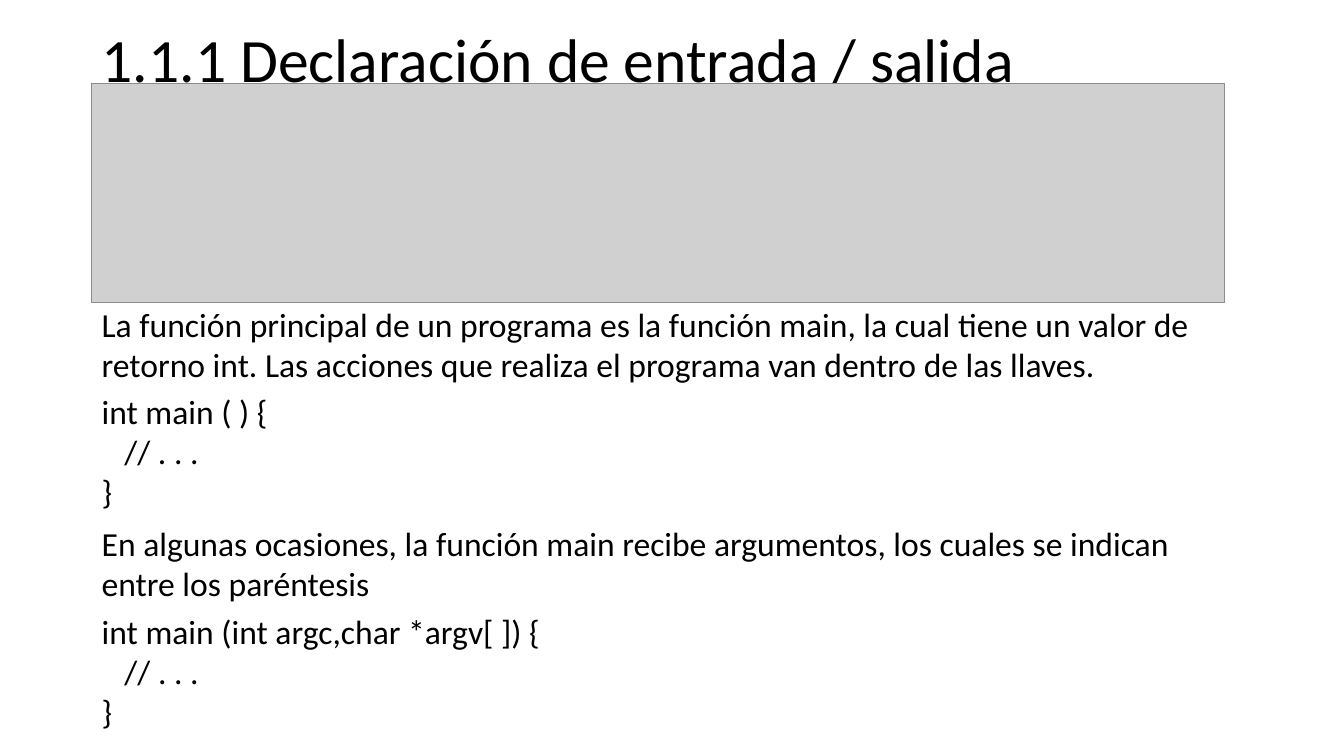
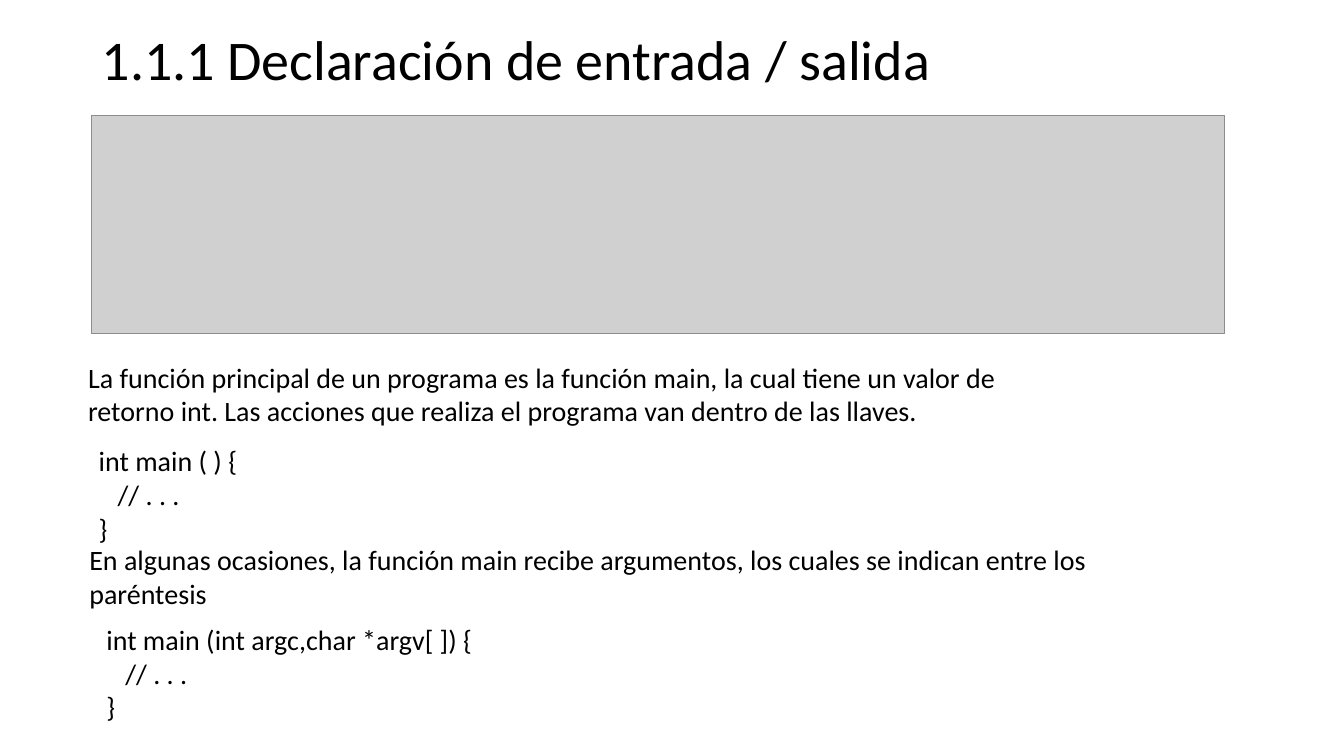
Before and after one commit to programacionestructurada/2021-2, a slide deck: slide 5 of U1_Introduccion_a_la_programacion/U1.pptx. Drawn at 1344x756 pixels with LibreOffice and Linux fonts; fonts in the diff are those of the drawing; grey boxes stand for pictures. Boxes give left, top, right and bottom in pixels: in the first picture for what was removed or moved away, otherwise in the second. Text is boxed around its words. In the diff, an @@ line names an element or a change of style, - is before the commit and + after.

```diff
--- a/U1_Introduccion_a_la_programacion/U1.pptx
+++ b/U1_Introduccion_a_la_programacion/U1.pptx
@@ text "1.1.1 Declaración de entrada / ..." at box(102, 41, 930, 81): size 44 to 40 pt @@
@@ picture: place and size @@
-picture at box(92, 84, 1225, 302)
+picture at box(92, 115, 1225, 334)
@@ text "La función principal de un ...": place and size @@
-text "La función principal de un ..." at box(102, 313, 1188, 383)
+text "La función principal de un ..." at box(88, 368, 995, 426)
@@ size 24 to 20 pt in 4 elements at box(106, 629, 433, 655), box(89, 550, 1085, 609), box(88, 368, 995, 426), box(99, 451, 192, 472) @@
@@ text "int main ( ) {": place and size @@
-text "int main ( ) {" at box(102, 401, 213, 425)
+text "int main ( ) {" at box(99, 451, 192, 472)
@@ text "En algunas ocasiones, la función ...": place and size @@
-text "En algunas ocasiones, la función ..." at box(102, 532, 1168, 602)
+text "En algunas ocasiones, la función ..." at box(89, 550, 1085, 609)
@@ text "int main (int argc,char *argv[ ...": place and size @@
-text "int main (int argc,char *argv[ ..." at box(102, 619, 493, 650)
+text "int main (int argc,char *argv[ ..." at box(106, 629, 433, 655)
```
Also in this commit, not shown: 5 other slides changed, 13 other files.
